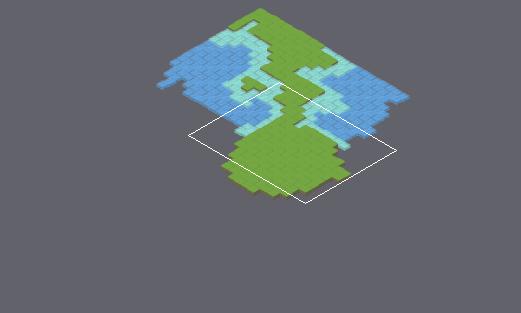
A Tiled map (JSON) gets an edit: html5/assets/tilemaps/test.json. The picture above shows the old version from afar; the outline marks the close-up.
Close-up. Before the edit:
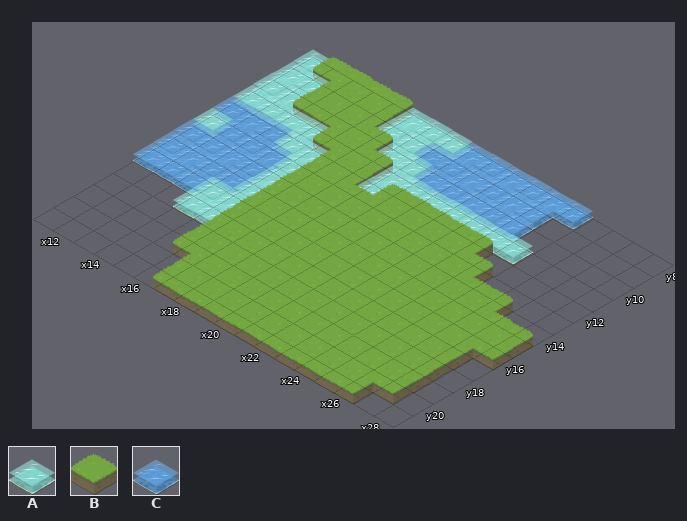
Cells are 240x139 px. Isometric: x runs down to the right, y down to the left. Shown: x 11..28, y 8..21. The commit also changed other parts of the map, which this record leaves out.
Key: from "Tiles": A 8 "autumn_water", B 14 "grassy_4", C 19 "grassy_water".
_ is an empty cell.
Layer "Tile Layer 1" before, first column x 11:
 8 ABBBBAAACCCCCC____
 9 AABBBAACCCCCC_____
10 AABBBBAACCCCC_____
11 AAAABBBAAAAAAA____
12 CCCAABBABBBBB_____
13 ACCCABBBBBBBBB____
14 CCCCABBBBBBBBBBB__
15 CCCCABBBBBBBBBBBBB
16 CCCAABBBBBBBBBBBBB
17 ___AABBBBBBBBBBBB_
18 _____BBBBBBBBBBBB_
19 _____BBBBBBBBBBBB_
20 ______BBBBBBBBBBB_
21 ______BBBBBBBBBB__
The same view after the edit:
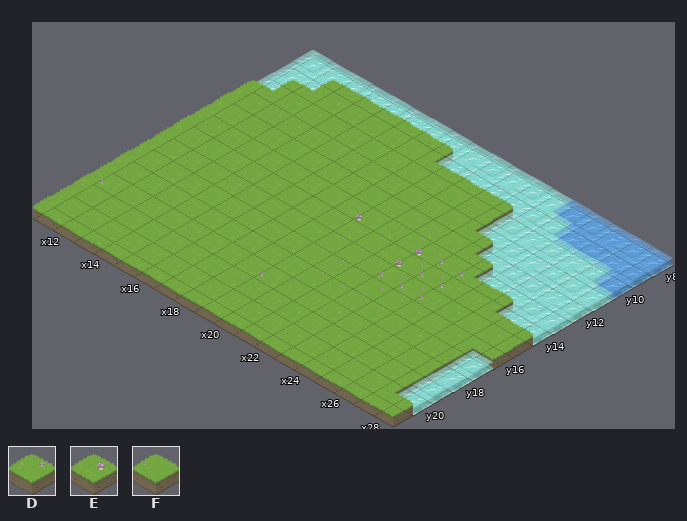
Further tiles: from "Tiles": D 11 "grassy_1", E 12 "grassy_2", F 13 "grassy_3".
The edit:
Layer "Tile Layer 1":
The author changed tile B to tile A in row 8 at x 12 to 15.
The author changed tile C to tile A in rows 8 to 9 at x 19 to 23; in row 10 at x 23.
Tile A now appears in row 9 at x 24; in row 10 at x 24 to 27; in row 11 at x 25 to 28; in row 12 at x 24 to 28; in row 13 at x 25 to 28; in row 14 at x 27 to 28.
Tile A now appears in rows 17 to 20 at x 28.
The author changed tile A to tile B in row 9 at x 16 to 17; in row 10 at x 12 and 17 to 18; in row 11 at x 11 to 14 and 18 to 22; in row 12 at x 14 to 15 and 18; in row 13 at x 11 and 15; in rows 14 to 15 at x 15.
The author changed tile A to tile B in rows 16 to 17 at x 14 to 15.
The author changed tile C to tile B in row 9 at x 18; in row 10 at x 19 to 22; in row 12 at x 11 to 13; in row 13 at x 12 to 14; in rows 14 to 15 at x 11 to 14; in row 16 at x 11 to 13.
Tile B now appears in row 17 at x 11 to 13; in row 18 at x 11 to 15; in row 19 at x 12 to 15; in row 20 at x 11 to 16; in row 21 at x 11 to 16 and 27 to 28.
Tile C now appears in rows 8 to 9 at x 25 to 28; in row 10 at x 28.
The author changed tile B to tile D in rows 14 to 15 at x 23 to 24; in row 16 at x 22 to 24; in row 19 at x 19.
Tile D now appears in row 19 at x 11.
The author changed tile B to tile E in row 14 at x 19 and 22; in row 15 at x 22.
The author changed tile B to tile F in row 13 at x 21 to 22; in rows 14 to 15 at x 21; in row 16 at x 20 to 21.
